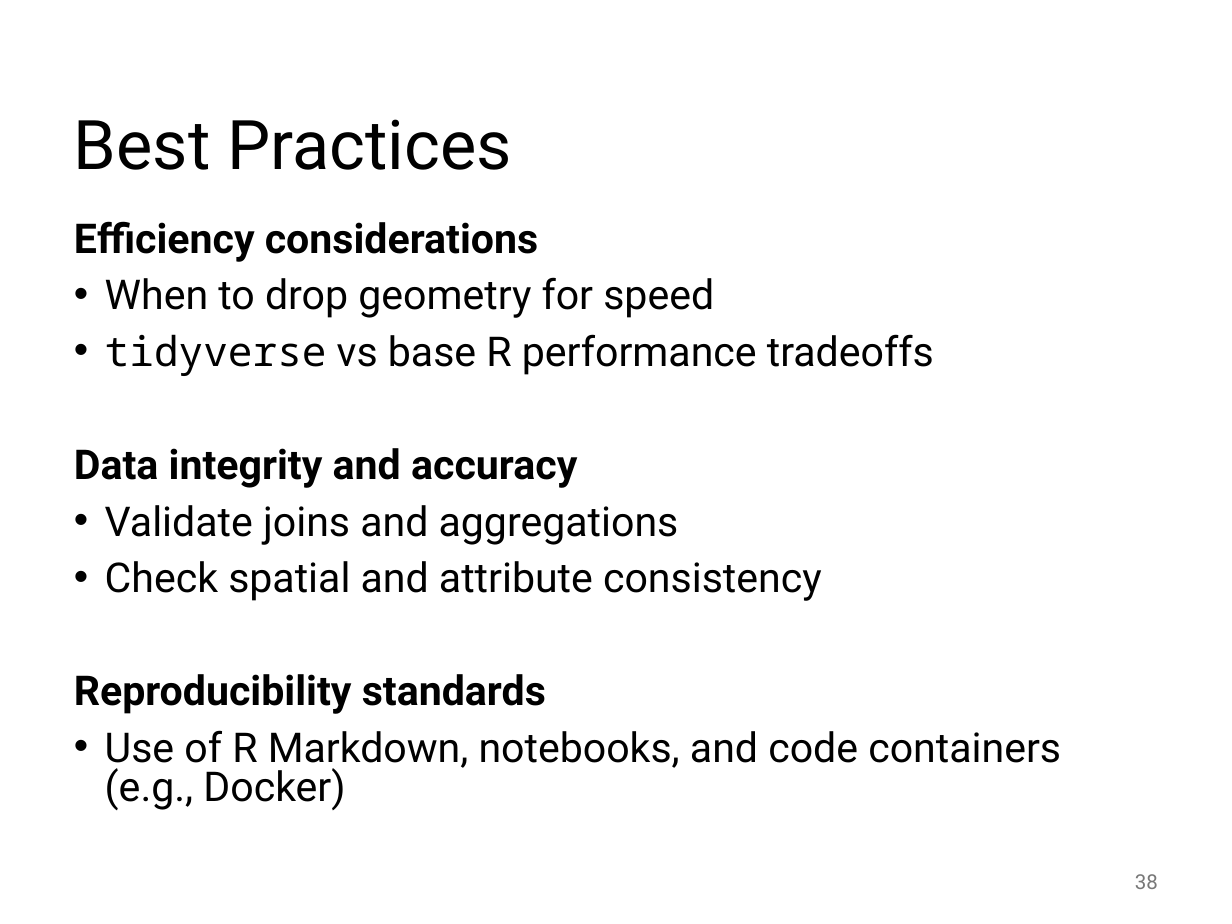
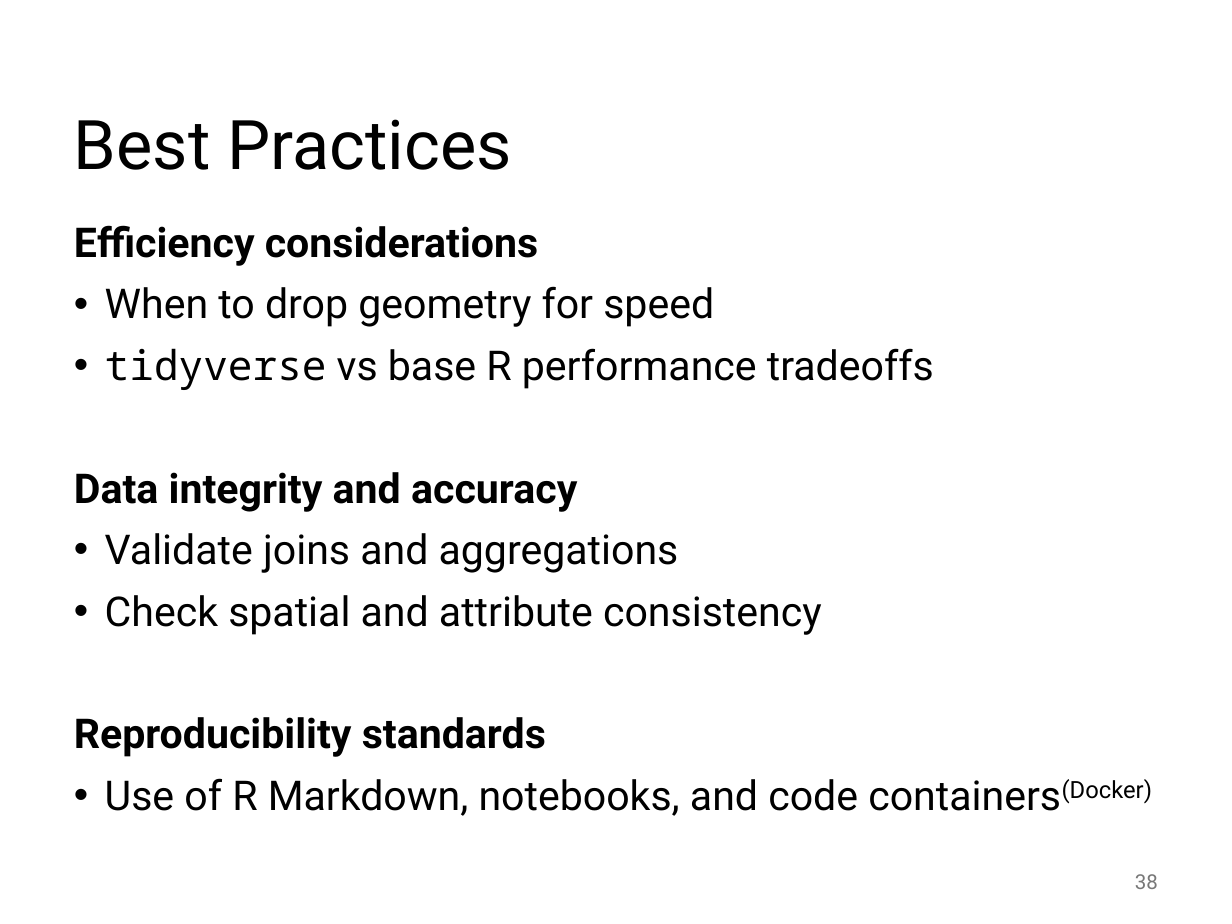
Before and after one commit to abuabara/abuabara.github.io, a slide deck: slide 38 of DAEN489S26/week2_slides.pptx. Drawn at 1232x924 pixels with LibreOffice and Linux fonts; fonts in the diff are those of the drawing. Boxes give left, top, right and bottom in pixels: in the first picture for what was removed or moved away, otherwise in the second. Text is boxed around its words. In the diff, an @@ line names an element or a change of style, - is before the commit and + after.

```diff
--- a/DAEN489S26/week2_slides.pptx
+++ b/DAEN489S26/week2_slides.pptx
@@ text at (74, 225, 934, 757): line spacing 0.8 to 0.9 @@
@@ text at (105, 778, 1152, 816): text changed @@
-• Use of R Markdown, notebooks, and code containers
-  (e.g., Docker)
+• Use of R Markdown, notebooks, and code containers(Docker)
```
Also in this commit, not shown: 21 other slides changed, 1 other file.
